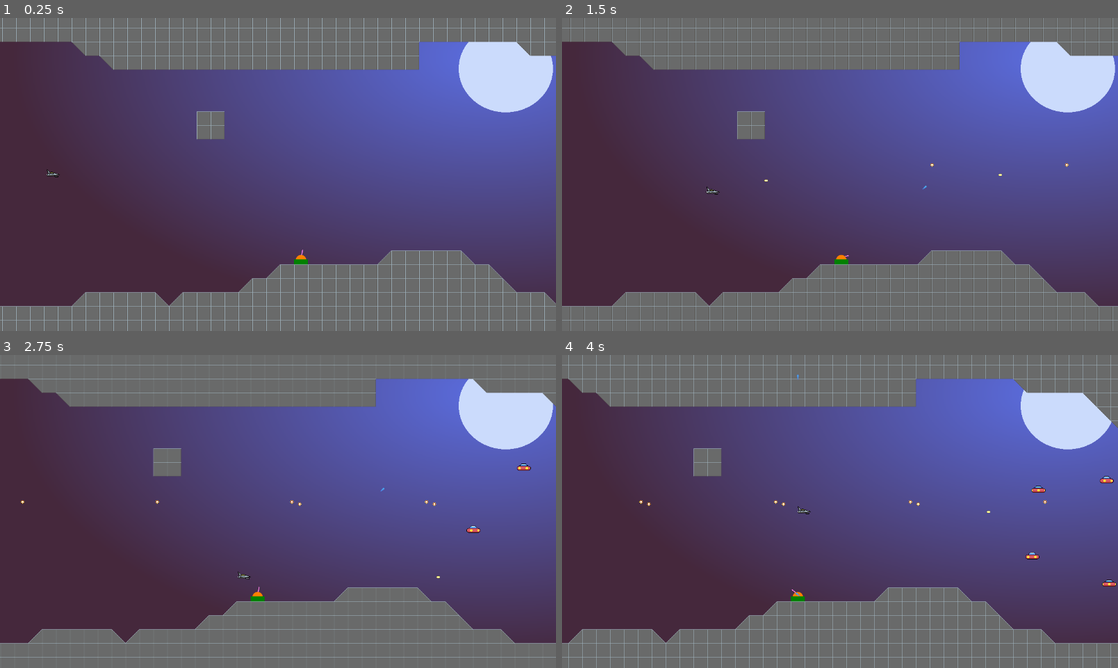
Above: before the commit, frames 1-4 (two rows, left to right).
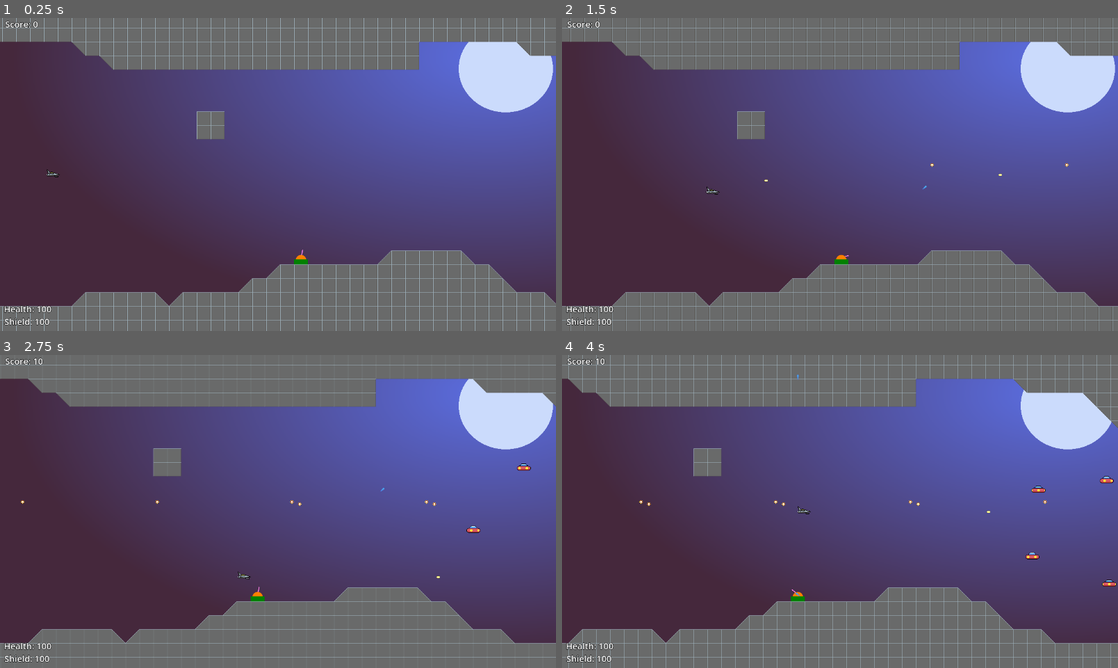
Above: after the commit, the same moments.

Repository: claesrosell/simple-shootemup
Game: Godot game, scene res://game.tscn
The game is run twice, just before and just after one commit, with the same random seed, the same clock (stepped at 60 frames per second) and the same inputs.
Inputs:
- Up to frame 1 (0.25 s): no input
- Up to frame 2 (1.5 s): hold D (player1_right) 0.53-1.28 s; tap Space (player1_fire) at 0.6, 1.35 s; hold S (player1_down) from 1.28 s (still down)
- Up to frame 3 (2.75 s): release S (player1_down) at 2.03 s; hold D (player1_right) from 2.03 s (still down); tap Space (player1_fire) at 2.1 s
- Up to frame 4 (4 s): release D (player1_right) at 2.78 s; hold W (player1_up) 2.78-3.53 s; tap Space (player1_fire) at 2.85, 3.6 s; hold A (player1_left) from 3.53 s (still down)

The runs differ from the first frame. In frame 1, 0.3% of the frame differs, in the area x 0-10%, y 0-99%; in frame 2, 0.3%; in frame 3, 0.3%; in frame 4, 0.3%.

Commit message:
Added HUD, game score, hero health and hero shield

Diff:
--- a/enemy.gd
+++ b/enemy.gd
@@ -3,7 +3,7 @@
 
 var bullet_scene = preload("res://enemy_bullet.tscn")
 var bullets_node : Node2D
-
+var game_node : Node2D
 var enabled := true
 
 var fire_rate : float = 2
@@ -11,7 +11,8 @@
 
 func _ready() -> void:
 	animation_player.play("moving")
-	bullets_node = get_tree().root.get_node("Game/Bullets");
+	game_node = get_tree().root.get_node("Game")
+	bullets_node = get_tree().root.get_node("Game/Bullets")
 
 func _physics_process(delta: float) -> void:
 	if enabled && !(get_parent() is PathFollow2D):
@@ -33,5 +34,5 @@
 	pass
 
 func _on_area_2d_area_entered(area: Area2D) -> void:
-	print("death")
+	self.game_node.modify_score(10)
 	animation_player.play("death")
--- /dev/null
+++ b/game.gd
@@ -0,0 +1,17 @@
+extends Node2D
+
+signal score_updated(points:int)
+var score := 0
+
+# Called when the node enters the scene tree for the first time.
+func _ready() -> void:
+	emit_signal("score_updated", score)
+	pass # Replace with function body.
+
+# Called every frame. 'delta' is the elapsed time since the previous frame.
+func _process(delta: float) -> void:
+	pass
+
+func modify_score(points: int) -> void:
+	score = score + points
+	self.score_updated.emit(score)
--- a/game.tscn
+++ b/game.tscn
@@ -1,10 +1,44 @@
-[gd_scene load_steps=4 format=3 uid="uid://tx5m0wg5s6or"]
+[gd_scene load_steps=7 format=3 uid="uid://tx5m0wg5s6or"]
 
+[ext_resource type="Script" uid="uid://bfyl1hyesbhc4" path="res://game.gd" id="1_fc0e3"]
+[ext_resource type="Script" uid="uid://qleh178iaqcf" path="res://hud.gd" id="2_7jktm"]
 [ext_resource type="PackedScene" uid="uid://c0uweha1nh5uy" path="res://level.tscn" id="2_feb5d"]
 [ext_resource type="Script" uid="uid://ddrmmsvvsx3ww" path="res://camera_2d.gd" id="3_feb5d"]
 [ext_resource type="PackedScene" uid="uid://bken1xn8w0mgd" path="res://hero.tscn" id="4_fc0e3"]
 
+[sub_resource type="LabelSettings" id="LabelSettings_7jktm"]
+font_size = 20
+outline_size = 3
+outline_color = Color(0, 0, 0, 1)
+
 [node name="Game" type="Node2D"]
+script = ExtResource("1_fc0e3")
+
+[node name="HUD" type="CanvasLayer" parent="."]
+script = ExtResource("2_7jktm")
+
+[node name="Score" type="Label" parent="HUD"]
+offset_left = 12.0
+offset_right = 105.0
+offset_bottom = 32.0
+text = "Score : -1"
+label_settings = SubResource("LabelSettings_7jktm")
+
+[node name="Health" type="Label" parent="HUD"]
+offset_left = 9.0
+offset_top = 655.0
+offset_right = 124.0
+offset_bottom = 683.0
+text = "Health : -1"
+label_settings = SubResource("LabelSettings_7jktm")
+
+[node name="Shield" type="Label" parent="HUD"]
+offset_left = 10.0
+offset_top = 684.0
+offset_right = 136.0
+offset_bottom = 712.0
+text = "Shield : -1"
+label_settings = SubResource("LabelSettings_7jktm")
 
 [node name="Level" parent="." instance=ExtResource("2_feb5d")]
 
@@ -17,3 +51,5 @@
 position = Vector2(-4, 338)
 
 [node name="Bullets" type="Node2D" parent="."]
+
+[connection signal="score_updated" from="." to="." method="_on_score_updated"]
--- a/hero.gd
+++ b/hero.gd
@@ -1,4 +1,7 @@
 extends CharacterBody2D
+
+signal health_updated(new_health:int)
+signal shield_updated(new_shield:int)
 
 var bullet_scene = preload("res://bullet.tscn")
 var bullets_node : Node2D
@@ -7,8 +10,15 @@
 const BASE_SPEED = 20.0
 const MOVE_SPEED = 40.0
 
+var shield:int = 100
+var health:int = 100
+
 func _ready() -> void:
 	bullets_node = get_tree().root.get_node("Game/Bullets");
+
+	# Make sure that the labels in the HUD is updated by modifing the health
+	self.modify_health(0)
+	self.modify_shield(0)
 
 func _physics_process(delta: float) -> void:
 
@@ -37,3 +47,11 @@
 	velocity.y = y_speed * SPEED * delta
 
 	move_and_slide()
+
+func modify_health(health_delta:int):
+	self.health = self.health + health_delta
+	self.health_updated.emit(self.health)
+
+func modify_shield(shield_delta:int):
+	self.shield = self.shield + shield_delta
+	self.shield_updated.emit(self.shield)
--- /dev/null
+++ b/hud.gd
@@ -0,0 +1,26 @@
+extends CanvasLayer
+
+@onready var score_label := $Score
+@onready var health_label := $Health
+@onready var shield_label := $Shield
+
+@onready var game_node := get_tree().root.get_node("Game");
+@onready var hero_node := get_tree().root.get_node("Game/Hero")
+# Called when the node enters the scene tree for the first time.
+func _ready() -> void:
+	game_node.score_updated.connect(_update_score)
+	hero_node.health_updated.connect(_update_health)
+	hero_node.shield_updated.connect(_update_shield)
+
+# Called every frame. 'delta' is the elapsed time since the previous frame.
+func _process(delta: float) -> void:
+	pass
+
+func _update_score(new_score:int) -> void:
+	score_label.text = "Score: %s" % [new_score]
+
+func _update_health(new_health:int) -> void:
+	health_label.text = "Health: %s" % [new_health]
+
+func _update_shield(new_shield:int) -> void:
+	shield_label.text = "Shield: %s" % [new_shield]
--- a/turret_laser.gd
+++ b/turret_laser.gd
@@ -2,6 +2,8 @@
 
 var movement_vector:= Vector2(0, -1)
 @export var speed := 500
+var health := 100
+var shield := 100
 
 # Called when the node enters the scene tree for the first time.
 func _ready() -> void:
Not shown, added: game.gd.uid
Not shown, added: hud.gd.uid
